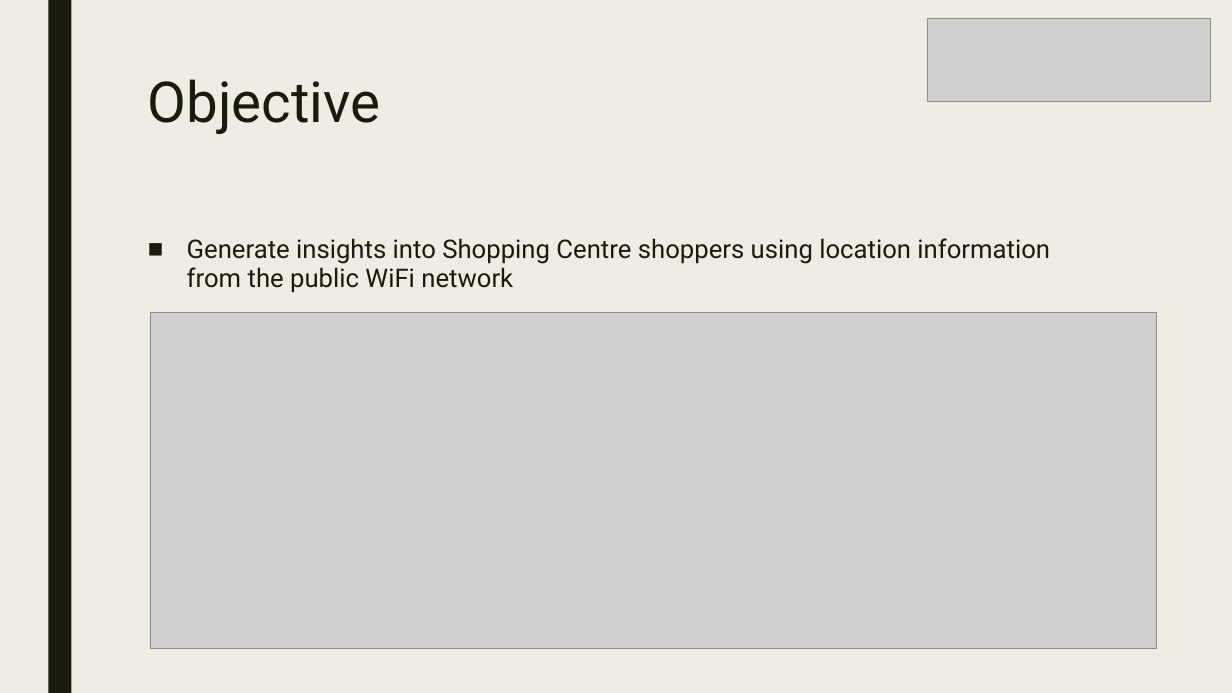
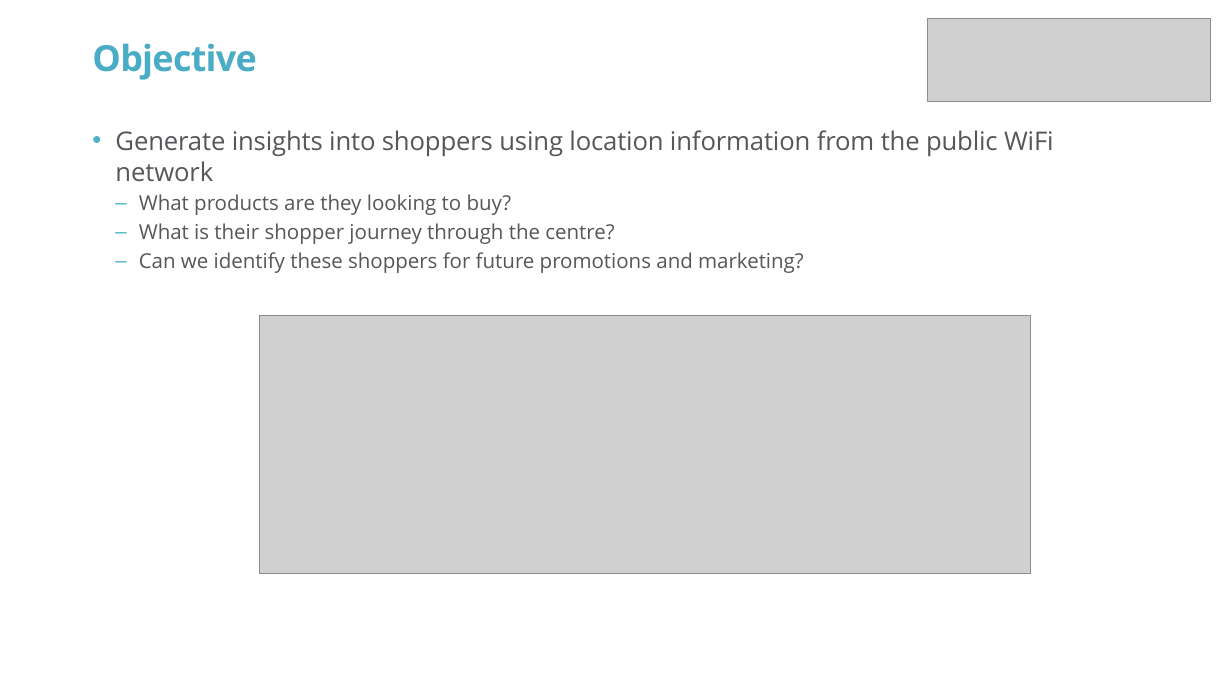
Before and after one commit to Invigor/DAT8SYDProject, a slide deck: slide 2 of DAT8SYD Project.pptx. Drawn at 1232x693 pixels with LibreOffice and Linux fonts; fonts in the diff are those of the drawing; grey boxes stand for pictures; background and template pictures are left out. Boxes give left, top, right and bottom in pixels: in the first picture for what was removed or moved away, otherwise in the second. Text is boxed around its words. In the diff, an @@ line names an element or a change of style, - is before the commit and + after.

```diff
--- a/DAT8SYD Project.pptx
+++ b/DAT8SYD Project.pptx
@@ background #EFEDE3 to #FFFFFF @@
@@ rectangle removed at <box>48,0,71,693</box> @@
@@ title "Objective": place and size @@
-title "Objective" at <box>148,79,380,134</box>
+title "Objective" at <box>92,43,256,80</box>
@@ title "Objective" at <box>92,43,256,80</box>: size 44 to 28 pt, font Roboto to Open Sans, text colour #191B0E to #4AACC5, letter spacing 0 to -0.5 pt, bold on; line spacing 0.89 to 0.86; vertical alignment top to middle @@
@@ text at <box>115,130,1054,273</box>: text changed; size 20 to 16 pt; font Roboto to Open Sans; text colour #191B0E to #57565A @@
-■ Generate insights into Shopping Centre shoppers using location information from the public WiFi network
+• Generate insights into shoppers using location information from the public WiFi network
+  – What products are they looking to buy?
+  – What is their shopper journey through the centre?
+  – Can we identify these shoppers for future promotions and marketing?
@@ picture: place and size @@
-picture at <box>150,312,1156,649</box>
+picture at <box>260,316,1031,574</box>
```
Also in this commit, not shown: 15 other slides changed, 3 slides added, 2 slides removed, 1 other file.
